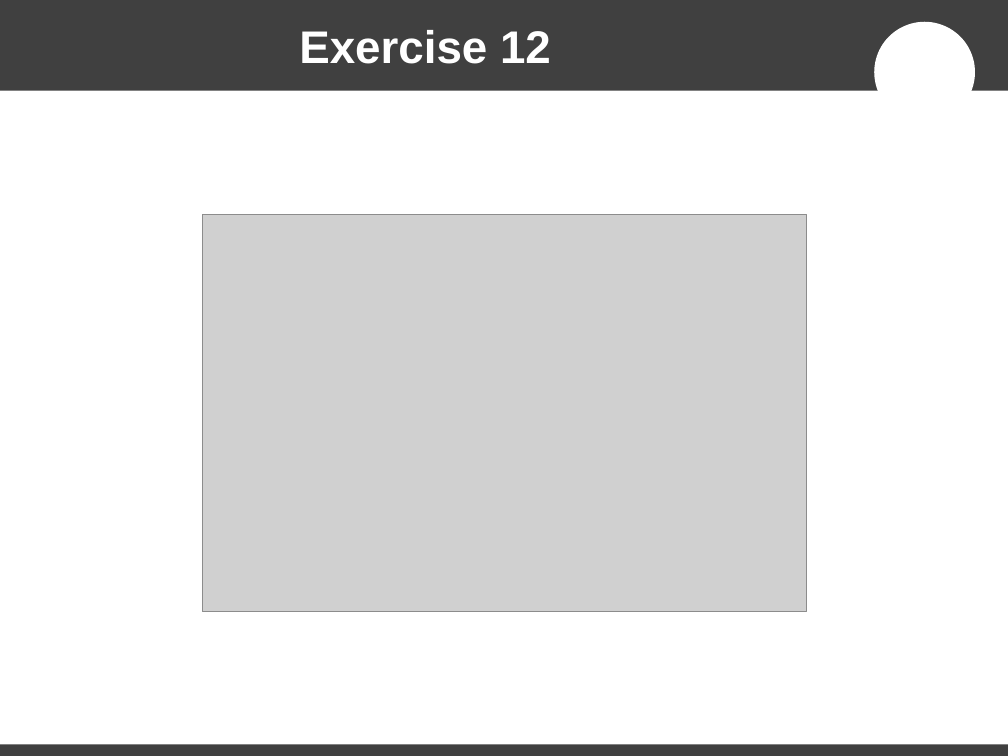
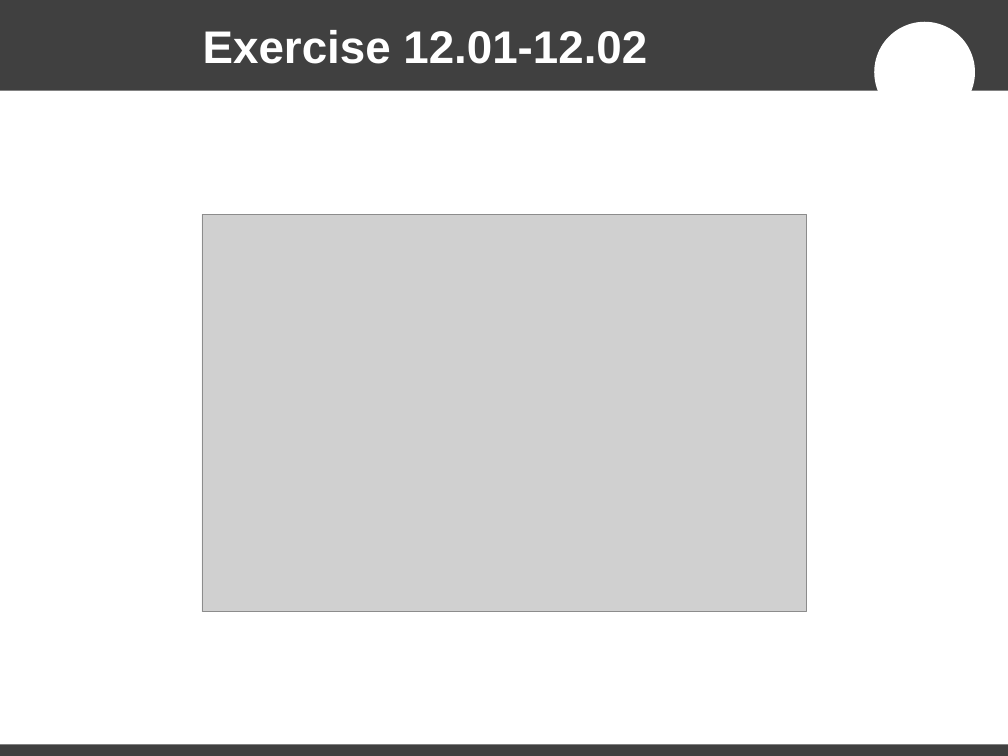
Before and after one commit to MontpellierRessourcesImagerie/ij-macro-programming-workshop, a slide deck: slide 35 of Macro Programming with ImageJ.odp (slide 37 before the commit). Drawn at 1008x756 pixels with LibreOffice and Linux fonts; fonts in the diff are those of the drawing; grey boxes stand for pictures; background and template pictures are left out. Boxes give left, top, right and bottom in pixels: in the first picture for what was removed or moved away, otherwise in the second. Text is boxed around its words. In the diff, an @@ line names an element or a change of style, - is before the commit and + after.

```diff
--- a/Macro Programming with ImageJ.odp
+++ b/Macro Programming with ImageJ.odp
@@ title at [203, 30, 647, 64]: text changed @@
-Exercise 12
+Exercise 12.01-12.02
```
Also in this commit, not shown: 6 other slides changed, 1 slide added.
